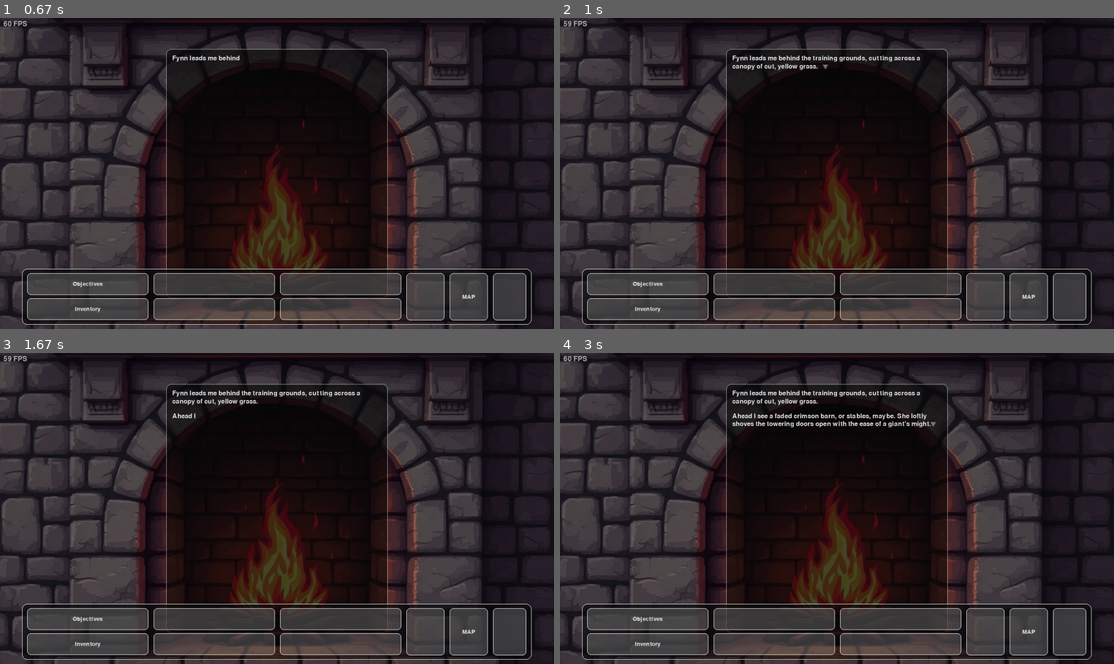
Above: before the commit, frames 1-4 (two rows, left to right).
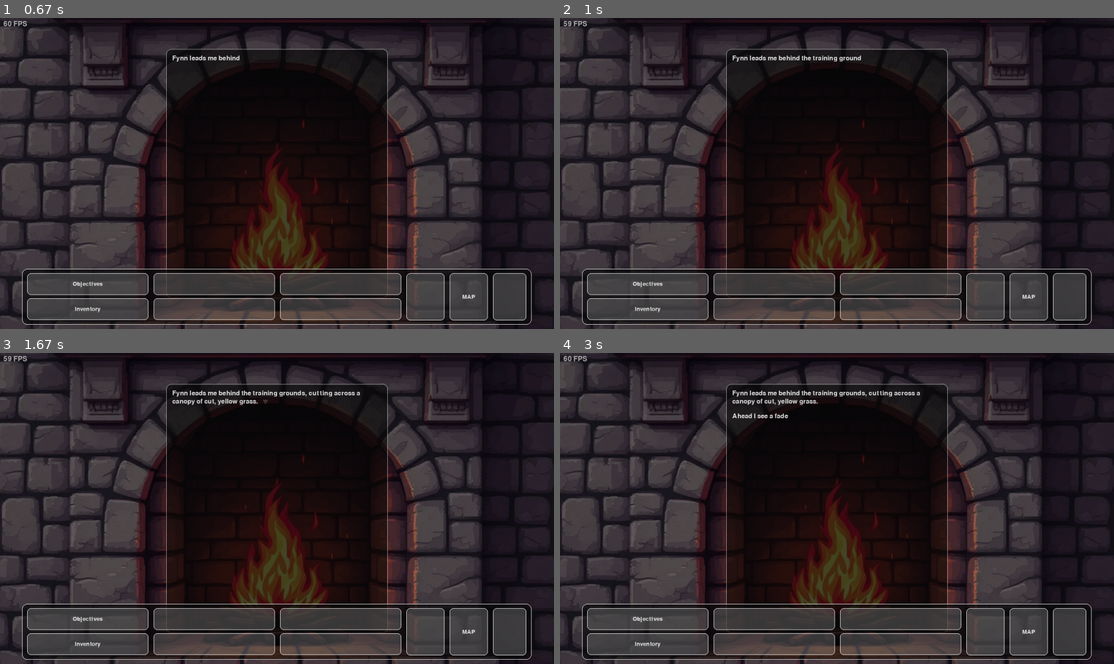
Above: after the commit, the same moments.

Repository: jhoangnguyen/solid
Game: pygame game, started from run.py
The game is run twice, just before and just after one commit, with the same random seed, the same clock (stepped at 60 frames per second) and the same inputs.
Inputs (mouse positions are in pixels of both pictures, inside the frame that each line leads up to):
- Up to frame 1 (0.67 s): tap Enter at 0.33 s
- Up to frame 2 (1 s): press the mouse at (837, 297) at 0.7 s; move the mouse to (892, 213) at 0.8 s; release the mouse at (953, 133) at 0.93 s
- Up to frame 3 (1.67 s): hold Page Up 1-1.47 s; click (387, 483) at 1.55 s
- Up to frame 4 (3 s): tap Home at 1.83 s; hold Page Down 2.17-2.63 s; press the mouse at (947, 483) at 2.7 s; move the mouse to (914, 533) at 2.8 s; release the mouse at (881, 586) at 2.93 s

Frame 1 is identical in both runs. In frame 2, 0.3% of the frame differs, in the area x 31-65%, y 12-17%; in frame 3, less than 0.1%; in frame 4, 0.6%, in the area x 31-68%, y 19-24%.

Commit message:
Bottom bar collision

Diff:
--- a/engine/app.py
+++ b/engine/app.py
@@ -106,61 +106,127 @@
         })
 
 
+    # def handle_input(self):
+    #     for e in pygame.event.get():
+    #         if e.type == pygame.QUIT:
+    #             self.running = False
+    #         elif e.type == pygame.KEYDOWN:
+    #             if e.key == pygame.K_ESCAPE:
+    #                 self.running = False
+    #             elif self.textbox.choice_active():
+    #                 if e.key == pygame.K_UP:
+    #                     self.textbox.choice_move_cursor(-1)
+    #                 elif e.key == pygame.K_DOWN:
+    #                     self.textbox.choice_move_cursor(+1)
+    #                 elif e.key in (pygame.K_RETURN, pygame.K_SPACE):
+    #                     idx = self.textbox.choice_get_selected_index()
+    #                     if idx is not None and idx >= 0:
+    #                         self.presenter.submit_choice_index(idx)
+    #                 elif e.key == pygame.K_PAGEUP:
+    #                     self.textbox.scroll(-self.textbox.viewport_height * self.cfg.input.page_scroll_frac)
+    #                 elif e.key == pygame.K_PAGEDOWN:
+    #                     self.textbox.scroll(+self.textbox.viewport_height * self.cfg.input.page_scroll_frac)
+    #                 elif e.key == pygame.K_HOME:
+    #                     self.textbox.scroll_to_top()
+    #                 elif e.key == pygame.K_END:
+    #                     self.textbox.scroll_to_bottom()
+    #             else:
+    #                 # no active choice panel -> normal VN advance controls
+    #                 if e.key in (pygame.K_SPACE, pygame.K_RETURN):
+    #                     self.textbox.on_player_press()
+    #                 elif e.key == pygame.K_PAGEUP:
+    #                     self.textbox.scroll(-self.textbox.viewport_height * self.cfg.input.page_scroll_frac)
+    #                 elif e.key == pygame.K_PAGEDOWN:
+    #                     self.textbox.scroll(+self.textbox.viewport_height * self.cfg.input.page_scroll_frac)
+    #                 elif e.key == pygame.K_HOME:
+    #                     self.textbox.scroll_to_top()
+    #                 elif e.key == pygame.K_END:
+    #                     self.textbox.scroll_to_bottom()
+
+    #         elif e.type == pygame.MOUSEMOTION:
+    #             if self.textbox.choice_active():
+    #                 self.textbox.choice_hover_at(e.pos)
+
+    #         elif e.type == pygame.MOUSEBUTTONDOWN and e.button == 1:
+    #             if self.textbox.choice_active():
+    #                 idx = self.textbox.choice_click(e.pos)
+    #                 if idx is not None:
+    #                     self.presenter.submit_choice_index(idx)
+    #             else:
+    #                 self.textbox.on_player_press()
+
+    #         elif e.type == pygame.MOUSEWHEEL:
+    #             self.textbox.scroll(-e.y * self.cfg.input.scroll_wheel_pixels)
+    #         elif e.type == pygame.VIDEORESIZE:
+    #             self.screen = pygame.display.set_mode((e.w, e.h), pygame.RESIZABLE)
+    #             wfrac, hfrac = self._tb_fracs
+    #             self.textbox.on_resize(compute_centered_rect(self.screen, self.cfg.textbox.width_frac, self.cfg.textbox.height_frac))
+
     def handle_input(self):
         for e in pygame.event.get():
             if e.type == pygame.QUIT:
                 self.running = False
+
             elif e.type == pygame.KEYDOWN:
                 if e.key == pygame.K_ESCAPE:
                     self.running = False
-                elif self.textbox.choice_active():
-                    if e.key == pygame.K_UP:
+                    continue
+
+                # Scroll keys work the same with or without an active choice
+                if self._handle_scroll_key(e.key):
+                    continue
+
+                if self.textbox.choice_active():
+                    # In choice mode: Enter/Space selects; others fall through
+                    if self._is_advance_key(e.key):
+                        idx = self.textbox.choice_get_selected_index()
+                        if idx is not None and idx >= 0:
+                            self.presenter.submit_choice_index(idx)
+                    elif e.key == pygame.K_UP:
                         self.textbox.choice_move_cursor(-1)
                     elif e.key == pygame.K_DOWN:
                         self.textbox.choice_move_cursor(+1)
-                    elif e.key in (pygame.K_RETURN, pygame.K_SPACE):
-                        idx = self.textbox.choice_get_selected_index()
-                        if idx is not None and idx >= 0:
-                            self.presenter.submit_choice_index(idx)
-                    elif e.key == pygame.K_PAGEUP:
-                        self.textbox.scroll(-self.textbox.viewport_height * self.cfg.input.page_scroll_frac)
-                    elif e.key == pygame.K_PAGEDOWN:
-                        self.textbox.scroll(+self.textbox.viewport_height * self.cfg.input.page_scroll_frac)
-                    elif e.key == pygame.K_HOME:
-                        self.textbox.scroll_to_top()
-                    elif e.key == pygame.K_END:
-                        self.textbox.scroll_to_bottom()
                 else:
-                    # no active choice panel -> normal VN advance controls
-                    if e.key in (pygame.K_SPACE, pygame.K_RETURN):
+                    # Normal VN advance
+                    if self._is_advance_key(e.key):
                         self.textbox.on_player_press()
-                    elif e.key == pygame.K_PAGEUP:
-                        self.textbox.scroll(-self.textbox.viewport_height * self.cfg.input.page_scroll_frac)
-                    elif e.key == pygame.K_PAGEDOWN:
-                        self.textbox.scroll(+self.textbox.viewport_height * self.cfg.input.page_scroll_frac)
-                    elif e.key == pygame.K_HOME:
-                        self.textbox.scroll_to_top()
-                    elif e.key == pygame.K_END:
-                        self.textbox.scroll_to_bottom()
 
             elif e.type == pygame.MOUSEMOTION:
+                # Optional: hover support for choices and bar
                 if self.textbox.choice_active():
                     self.textbox.choice_hover_at(e.pos)
+                # If your BottomBar has hover, call it here (no-op if absent):
+                if hasattr(self.bottom_bar, "on_mouse_move"):
+                    self.bottom_bar.on_mouse_move(e.pos)
 
             elif e.type == pygame.MOUSEBUTTONDOWN and e.button == 1:
+                # 1) Give the bottom bar first crack — if consumed, stop here.
+                if self._handle_bottom_bar_click(e.pos):
+                    # Prevent simultaneous textbox click
+                    continue
+
+                # 2) Otherwise, route to textbox / choices
                 if self.textbox.choice_active():
                     idx = self.textbox.choice_click(e.pos)
                     if idx is not None:
+                        print(f"[collision-test] textbox: CLICKED choice index {idx}")
                         self.presenter.submit_choice_index(idx)
+                    else:
+                        print("[collision-test] textbox: click (no choice)")
                 else:
+                    print("[collision-test] textbox: click (advance)")
                     self.textbox.on_player_press()
 
             elif e.type == pygame.MOUSEWHEEL:
                 self.textbox.scroll(-e.y * self.cfg.input.scroll_wheel_pixels)
+
             elif e.type == pygame.VIDEORESIZE:
                 self.screen = pygame.display.set_mode((e.w, e.h), pygame.RESIZABLE)
+                # Reuse the resolved fractions you stored earlier
                 wfrac, hfrac = self._tb_fracs
-                self.textbox.on_resize(compute_centered_rect(self.screen, self.cfg.textbox.width_frac, self.cfg.textbox.height_frac))
+                self.textbox.on_resize(compute_centered_rect(self.screen, wfrac, hfrac))
+                if hasattr(self.bottom_bar, "on_resize"):
+                    self.bottom_bar.on_resize(self.screen.get_rect())
 
     def update(self, dt: float):
         # Function to run on delta time to update game state.
@@ -188,3 +254,46 @@
             self.update(dt)
             self.draw()
         pygame.quit()
+
+    def _is_advance_key(self, key: int) -> bool:
+        return key in (pygame.K_SPACE, pygame.K_RETURN)
+
+    def _handle_scroll_key(self, key: int) -> bool:
+        """Return True if handled; performs the scroll."""
+        vh = self.textbox.viewport_height
+        pf = self.cfg.input.page_scroll_frac
+        if key == pygame.K_PAGEUP:
+            self.textbox.scroll(-vh * pf)
+            return True
+        if key == pygame.K_PAGEDOWN:
+            self.textbox.scroll(+vh * pf)
+            return True
+        if key == pygame.K_HOME:
+            self.textbox.scroll_to_top()
+            return True
+        if key == pygame.K_END:
+            self.textbox.scroll_to_bottom()
+            return True
+        return False
+
+    def _handle_bottom_bar_click(self, pos: tuple[int,int]) -> bool:
+        """
+        Returns True if the bottom bar consumed the click.
+        Prints what happened for a simple 'collisions' test.
+        """
+        # First: is the pointer inside the bar region at all?
+        if hasattr(self.bottom_bar, "hit_test") and self.bottom_bar.hit_test(pos):
+            # Inside the bar; do not forward to textbox.
+            sid = None
+            if hasattr(self.bottom_bar, "get_clicked"):
+                sid = self.bottom_bar.get_clicked(pos)
+
+            if sid:
+                print(f"[collision-test] bottom_bar: CLICKED button '{sid}'")
+                # TODO: your real action by id goes here, e.g. open inventory/map/etc.
+            else:
+                print("[collision-test] bottom_bar: click in empty bar area")
+            return True
+
+        # If BottomBar has no hit_test(), be conservative and treat as not-consumed
+        return False
--- a/engine/ui/widgets/bottom_bar.py
+++ b/engine/ui/widgets/bottom_bar.py
@@ -23,7 +23,6 @@
         return int(c[0]), int(c[1]), int(c[2]), 255
     r, g, b, a = fallback
     return int(r), int(g), int(b), int(a)
-
 
 class BottomBar:
     """
@@ -52,6 +51,8 @@
         self.slots: Dict[str, BottomBarButton] = {}
         self._hit_rects: Dict[str, pygame.Rect] = {}
         self._font: Optional[pygame.font.Font] = None
+        self._bar_rect_rect: Optional[pygame.Rect] = None
+
 
     # ---------- public ----------
     def set_slots(self, mapping: Dict[str, BottomBarButton]) -> None:
@@ -65,6 +66,7 @@
 
     def draw(self, surface: pygame.Surface) -> None:
         bar = self._bar_rect(surface)
+        self._bar_rect_rect = bar
         if bar.w <= 0 or bar.h <= 0:
             return
 
@@ -144,6 +146,18 @@
             self._draw_button(surface, rect, self.slots.get(sid))
             self._hit_rects[sid] = rect
 
+    def hit_test(self, pos: tuple[int, int]) -> bool:
+        """
+        True if 'pos' lies inside the bar's rectangle.
+        Works whether you store it as self._bar_rect (Rect) or epose a method.
+        """
+        br = self._bar_rect_rect
+        return isinstance(br, pygame.Rect) and br.collidepoint(pos)
+
+    def on_resize(self, screen_rect: pygame.Rect) -> None:
+        """ Call this on VIDEORESIZE so we can relayout next draw. """
+        self._screen_rect = screen_rect
+
     # ---------- internals ----------
     def _bar_rect(self, surface: pygame.Surface) -> pygame.Rect:
         sw, sh = surface.get_size()
--- a/engine/ui/widgets/text_box.py
+++ b/engine/ui/widgets/text_box.py
@@ -204,7 +204,6 @@
         self.choices.set_hover_index(idx)
 
     def choice_click(self, window_pos: tuple[int, int]) -> int | None:
-        print("[TextBox.choice_click] choice was made")
         if not self.choices.active():
             return None
 
